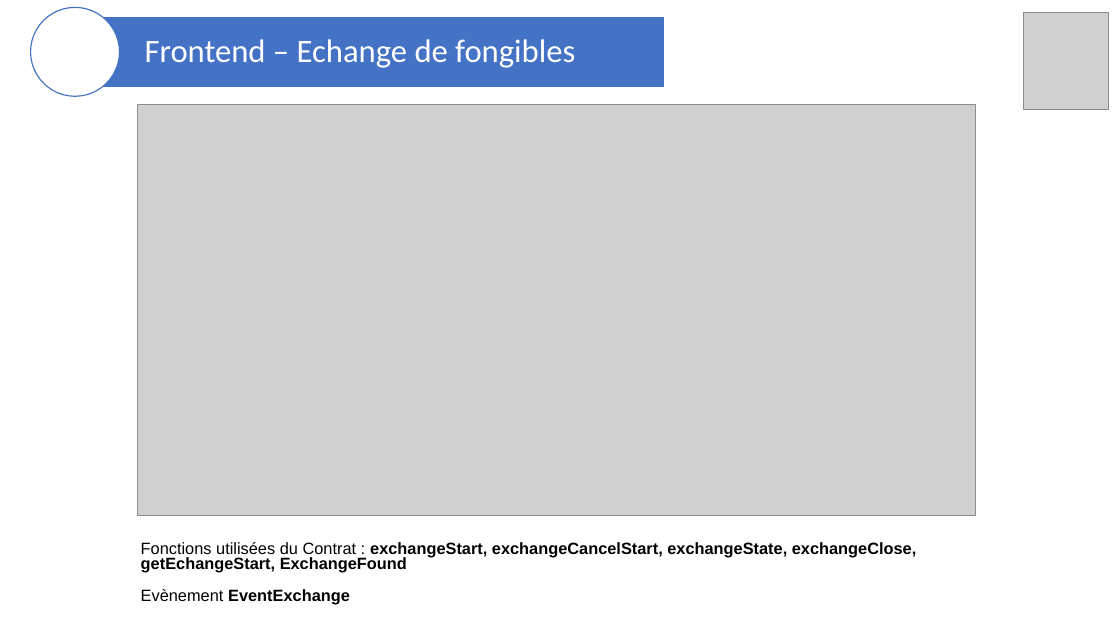
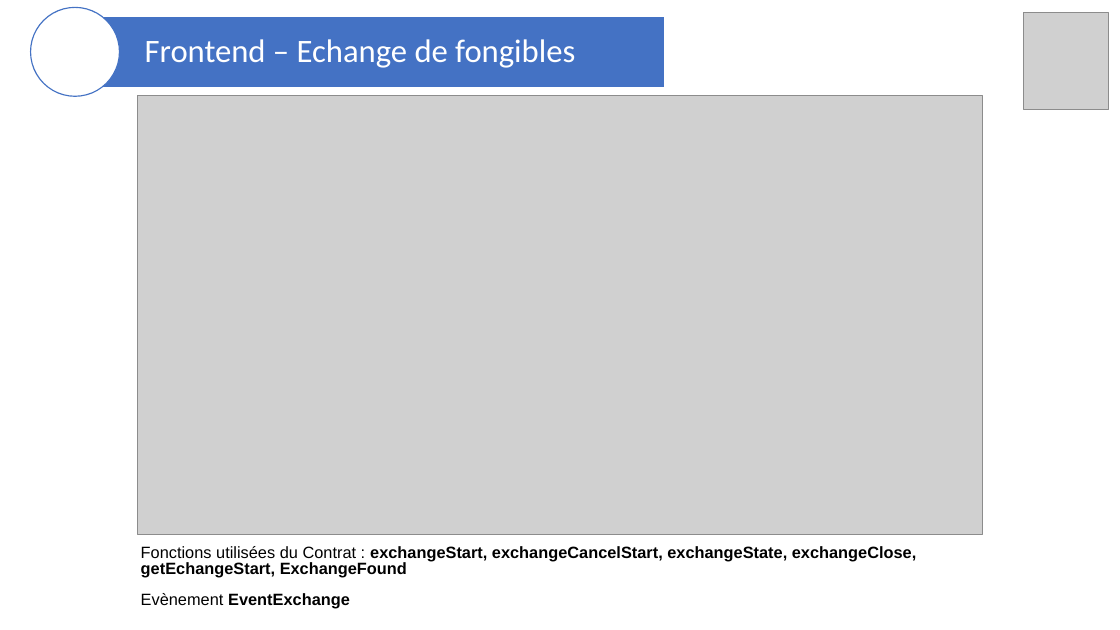
Before and after one commit to blockchainFormationAcadee/chapitre-vi-ft-franck38410, a slide deck: slide 17 of Presentation_JO2024.pptx (slide 16 before the commit). Drawn at 1120x630 pixels with LibreOffice and Linux fonts; fonts in the diff are those of the drawing; grey boxes stand for pictures. Boxes give left, top, right and bottom in pixels: in the first picture for what was removed or moved away, otherwise in the second. Text is boxed around its words. In the diff, an @@ line names an element or a change of style, - is before the commit and + after.

```diff
--- a/Presentation_JO2024.pptx
+++ b/Presentation_JO2024.pptx
@@ picture: place and size @@
-picture at <box>138,105,976,516</box>
+picture at <box>138,96,982,535</box>
@@ text "Fonctions utilisées du Contrat : ...": place and size @@
-text "Fonctions utilisées du Contrat : ..." at <box>141,542,917,604</box>
+text "Fonctions utilisées du Contrat : ..." at <box>141,546,917,609</box>
```
Also in this commit, not shown: 6 other slides changed, 1 slide added, 5 slides removed, 2 other files.
